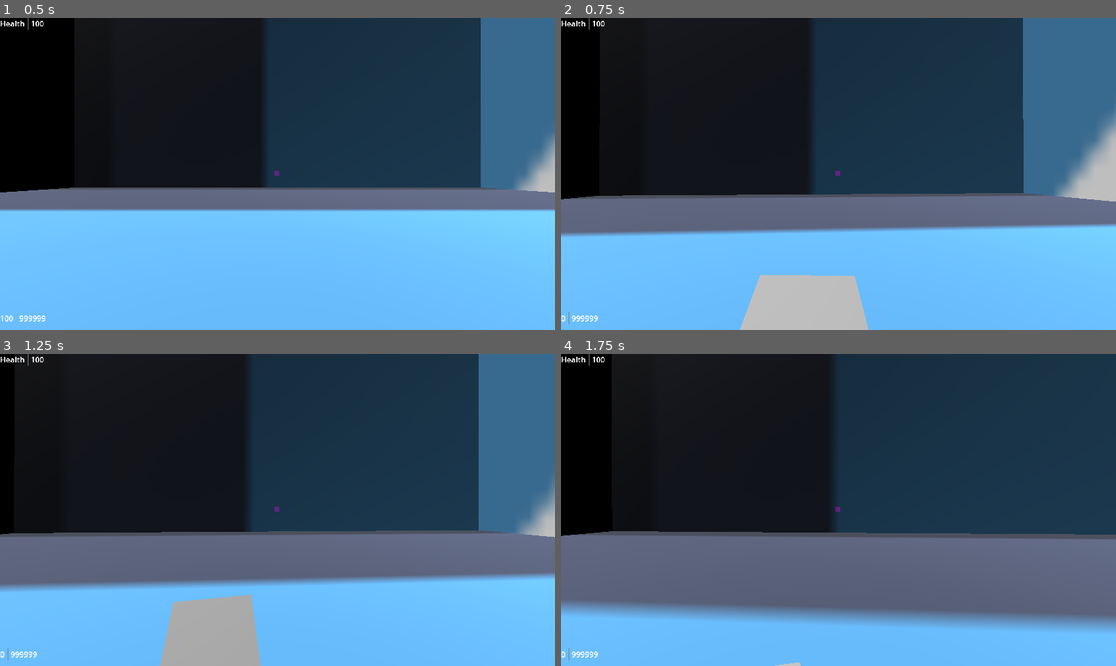
Above: before the commit, frames 1-4 (two rows, left to right).
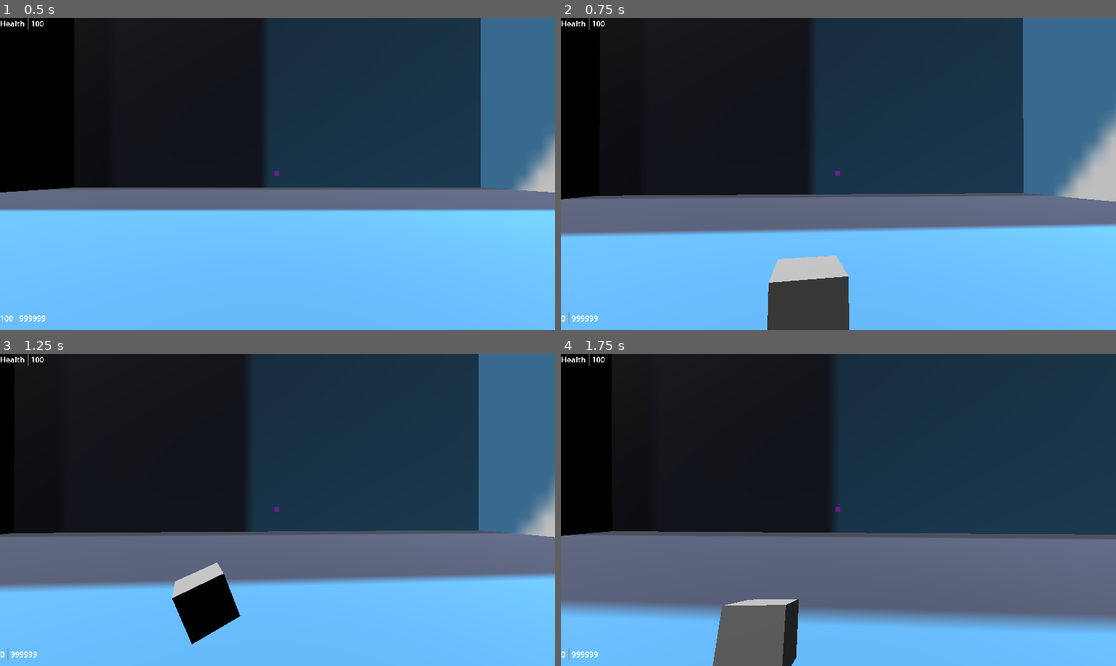
Above: after the commit, the same moments.

Repository: mabanana/FPS-Project-A
Game: Godot game, scene res://test_scene.tscn
Same seed, same stepped clock (60 frames per second), same inputs: the game is played once before the commit and once after it. The engine's default icon, where the game draws it, is replaced by a stand-in: a white triangle on a blue panel in a dark square.
Inputs (mouse positions are in pixels of both pictures, inside the frame that each line leads up to):
- Up to frame 1 (0.5 s): no input
- Up to frame 2 (0.75 s): tap Enter (ui_accept) at 0.5 s; move the mouse to (866, 174) at 0.52 s; hold Up (ui_up) from 0.53 s (still down); hold Q (drop_equip) from 0.53 s (still down)
- Up to frame 3 (1.25 s): keep holding Up (ui_up); keep holding Q (drop_equip); tap Enter (ui_accept) at 0.77 s
- Up to frame 4 (1.75 s): keep holding Up (ui_up); move the mouse to (810, 510) at 1.27 s; release Q (drop_equip) at 1.28 s; tap E (interact) at 1.35 s; tap Enter (ui_accept) at 1.52 s

Frame 1 is identical in both runs. In frame 2, 4.0% of the frame differs, in the area x 32-56%, y 76-100%; in frame 3, 4.4%, in the area x 28-47%, y 66-100%; in frame 4, 3.0%.

Commit message:
Update throw physics values

Diff:
--- a/Interactable.gd
+++ b/Interactable.gd
@@ -11,6 +11,8 @@
 	set_collision_layer_value(1,false)
 	set_collision_layer_value(2,true)
 	set_collision_mask_value(2,true)
+	mass = 3
+	gravity_scale = 2.5
 
 func _ready():
 	if not gun_model:
--- a/gun_slot.gd
+++ b/gun_slot.gd
@@ -5,7 +5,7 @@
 const RAY_LENGTH = 1000
 const MAX_ACCURACY = 100
 const ACCURACY_FLOOR = 25
-const THROW_FORCE = 10
+const THROW_FORCE = 50
 const THROW_ACCURACY = 69
 
 @export var bullet_hole: PackedScene
